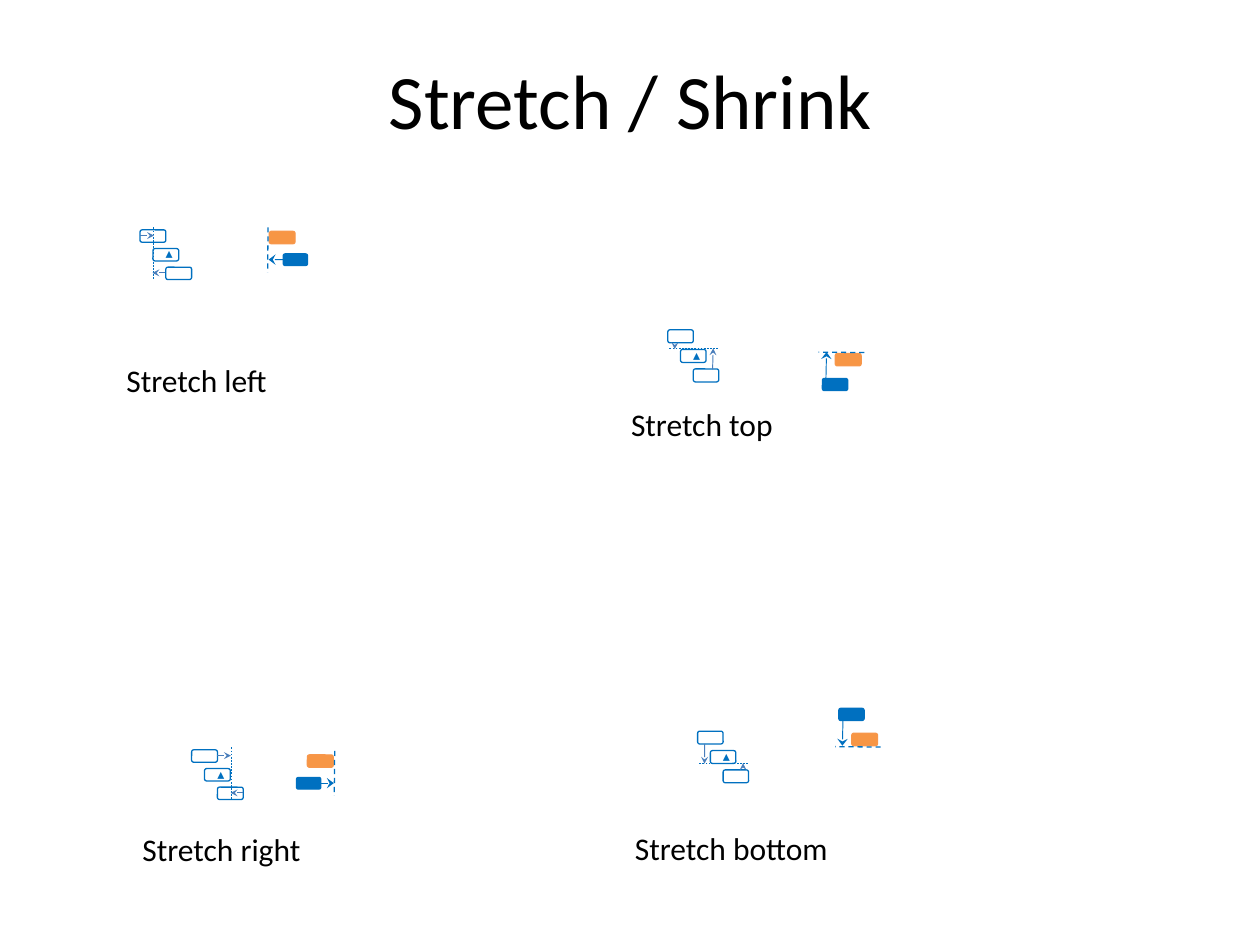
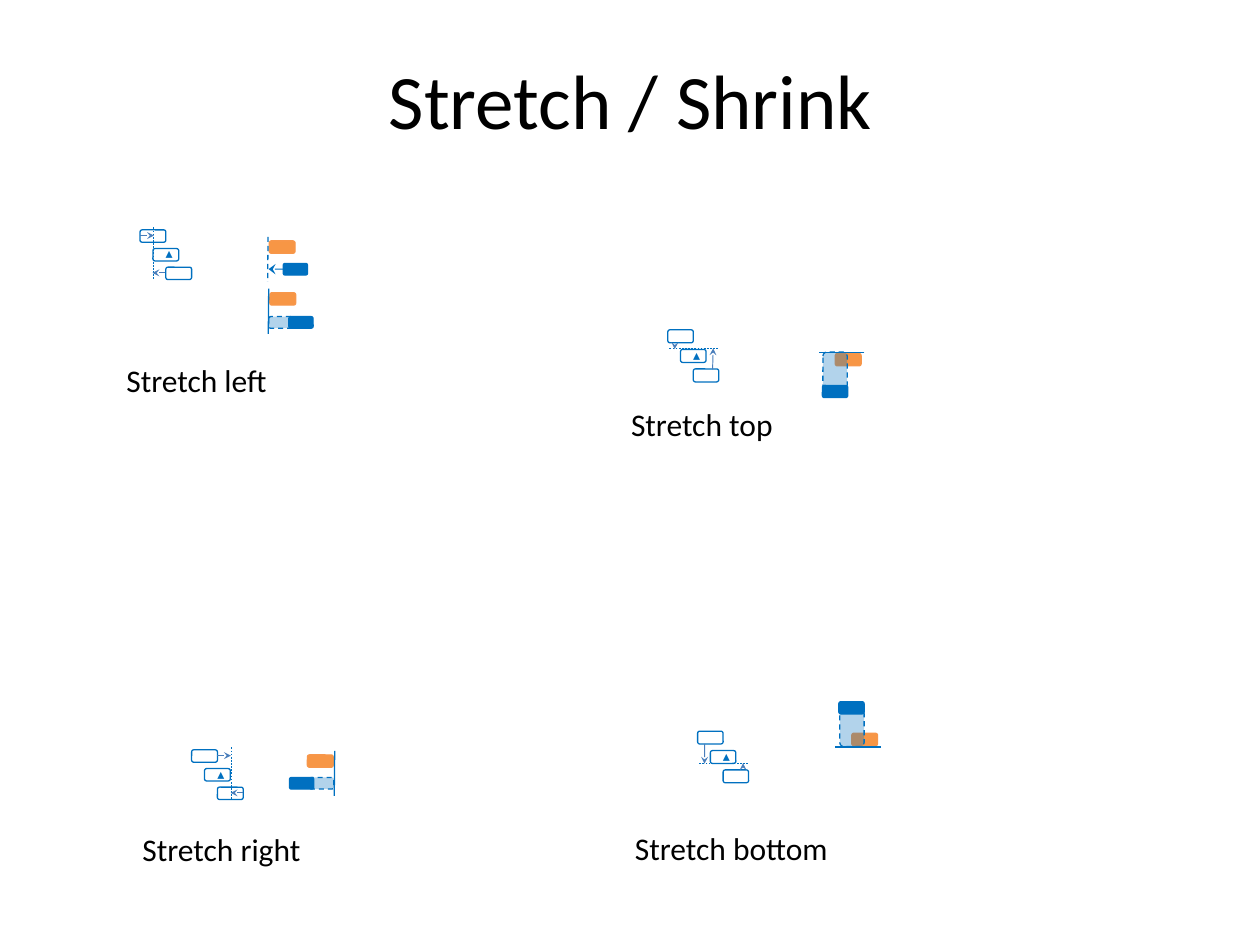
Before and after one commit to PowerPointLabs/PowerPointLabs, a slide deck: slide 2 of doc/Icons-ResizeLab.pptx. Drawn at 1260x945 pixels with LibreOffice and Linux fonts; fonts in the diff are those of the drawing. Boxes give left, top, right and bottom in pixels: in the first picture for what was removed or moved away, otherwise in the second. Text is boxed around its words. In the diff, an @@ line names an element or a change of style, - is before the commit and + after.

```diff
--- a/doc/Icons-ResizeLab.pptx
+++ b/doc/Icons-ResizeLab.pptx
@@ 3 rounded rectangles, 1 line, 1 arrow: place and size @@
-3 rounded rectangles, 1 line, 1 arrow at [267, 227, 848, 391]
+3 rounded rectangles, 1 line, 1 arrow at [267, 237, 848, 398]
@@ line added from (268, 289) to (268, 334), #0070C0 0.75 pt @@
@@ rounded rectangle added at [270, 292, 295, 305], fill #F79645, outline #F7974B 0.75 pt @@
@@ rounded rectangle added at [268, 316, 292, 328], fill #0070C0 at 30% opacity, outline #0070C0 0.75 pt dashed @@
@@ rounded rectangle added at [289, 316, 312, 328], fill #0070C0, outline #0070C0 0.75 pt @@
@@ line (864, 353) - (819, 353): stroke #0070C0 0.75 pt dashed to #0070C0 0.75 pt @@
@@ rounded rectangle added at [823, 352, 847, 388], fill #0070C0 at 30% opacity, outline #0070C0 0.75 pt dashed @@
@@ arrow removed from (827, 378) to (827, 352) @@
@@ rounded rectangle: place and size @@
-rounded rectangle at [839, 708, 864, 721]
+rounded rectangle at [839, 702, 864, 714]
@@ rounded rectangle added at [840, 709, 864, 746], fill #0070C0 at 30% opacity, outline #0070C0 0.75 pt dashed @@
@@ line (881, 747) - (835, 747): stroke #0070C0 0.75 pt dashed to #0070C0 0.75 pt @@
@@ arrow removed from (843, 721) to (843, 746) @@
@@ rounded rectangle: place and size @@
-rounded rectangle at [296, 777, 320, 789]
+rounded rectangle at [290, 777, 314, 789]
@@ rounded rectangle added at [310, 777, 334, 789], fill #0070C0 at 30% opacity, outline #0070C0 0.75 pt dashed @@
@@ line (335, 751) - (334, 796): stroke #0070C0 0.75 pt dashed to #0070C0 0.75 pt @@
@@ arrow removed from (321, 784) to (334, 784) @@
```
Also in this commit, not shown: 1 other slide changed, 7 other files.
